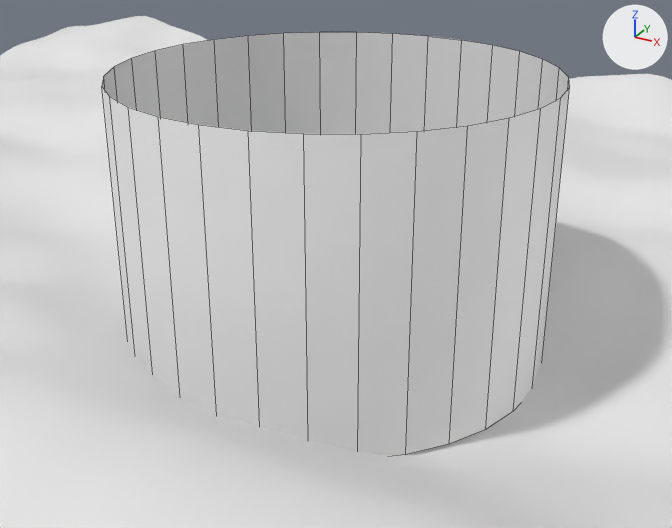
Before and after pictures for a commit that changed the OBJ model 3dintankperception/models/terrain.obj.
Rendered twice from a 50 mm camera at (22.5, -28.3, 23.6) aimed at (0.5, 11.7, 3.6). The lights are fixed; the arrows at upper right show +X, +Y and +Z. Mesh edges are drawn as thin lines on the coarser meshes. Where no turn or scale is listed for an object, it has been applied to the vertices.
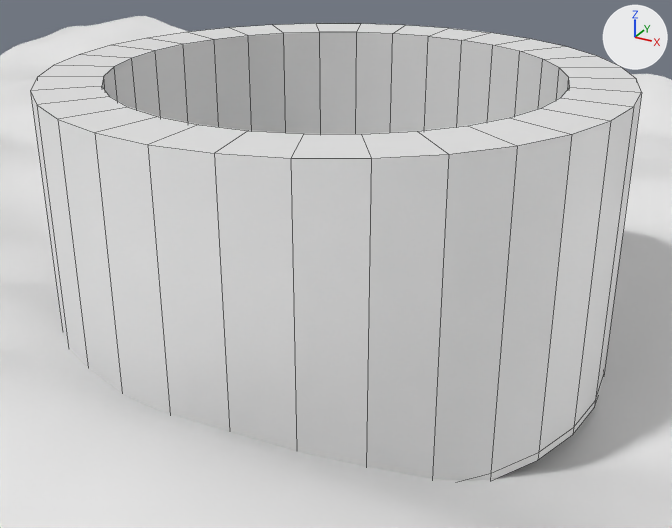
What differs and where, as boxes (x1, y1, x2, y2) in the pictures (672 x 528 px):
'Circle', reshaped (31% wider, 8% taller)
    before: (102, 32, 570, 455)
    after: (30, 23, 642, 481)
part 1 of me_circle, added
    after: (30, 23, 642, 481)

The change, as a list of edits to the scene's bpy script:
```text
Change me_circle:
    used by ob_circle; location = (0.0, 0.0, 0.0)
    remove me_circle.from_pydata(...)  # 64 vertices, 32 faces; spans x -11.4..11.4, y 1.1..24.0, z -1.6..13.6
    add me_circle.from_pydata(...)  # 160 vertices, 129 faces; spans x -14.7..14.7, y -2.1..27.3, z -1.6..13.6
    me_circle part 1
    32 vertices are added at x -14.7..14.7, y -2.1..27.3, z -1.2
    32 new vertices lie (0.0, 0.0, 14.8) away from vertices in x -14.7..14.7, y -2.1..27.3, z -1.2
    32 new vertices lie (0.0, 0.0, -0.4) away from vertices in x -14.7..14.7, y -2.1..27.3, z -1.2
    97 new faces join them
```
